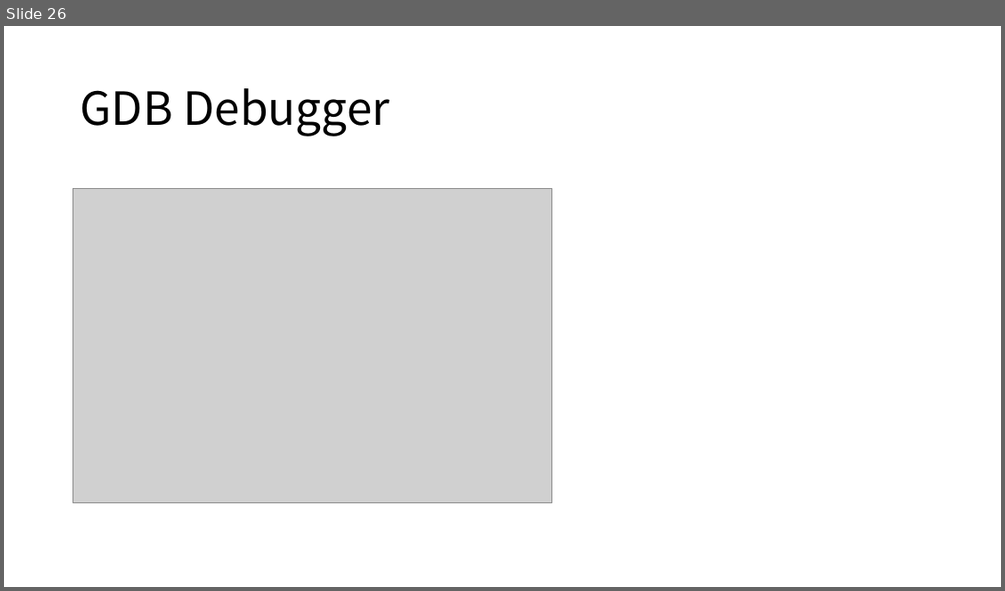
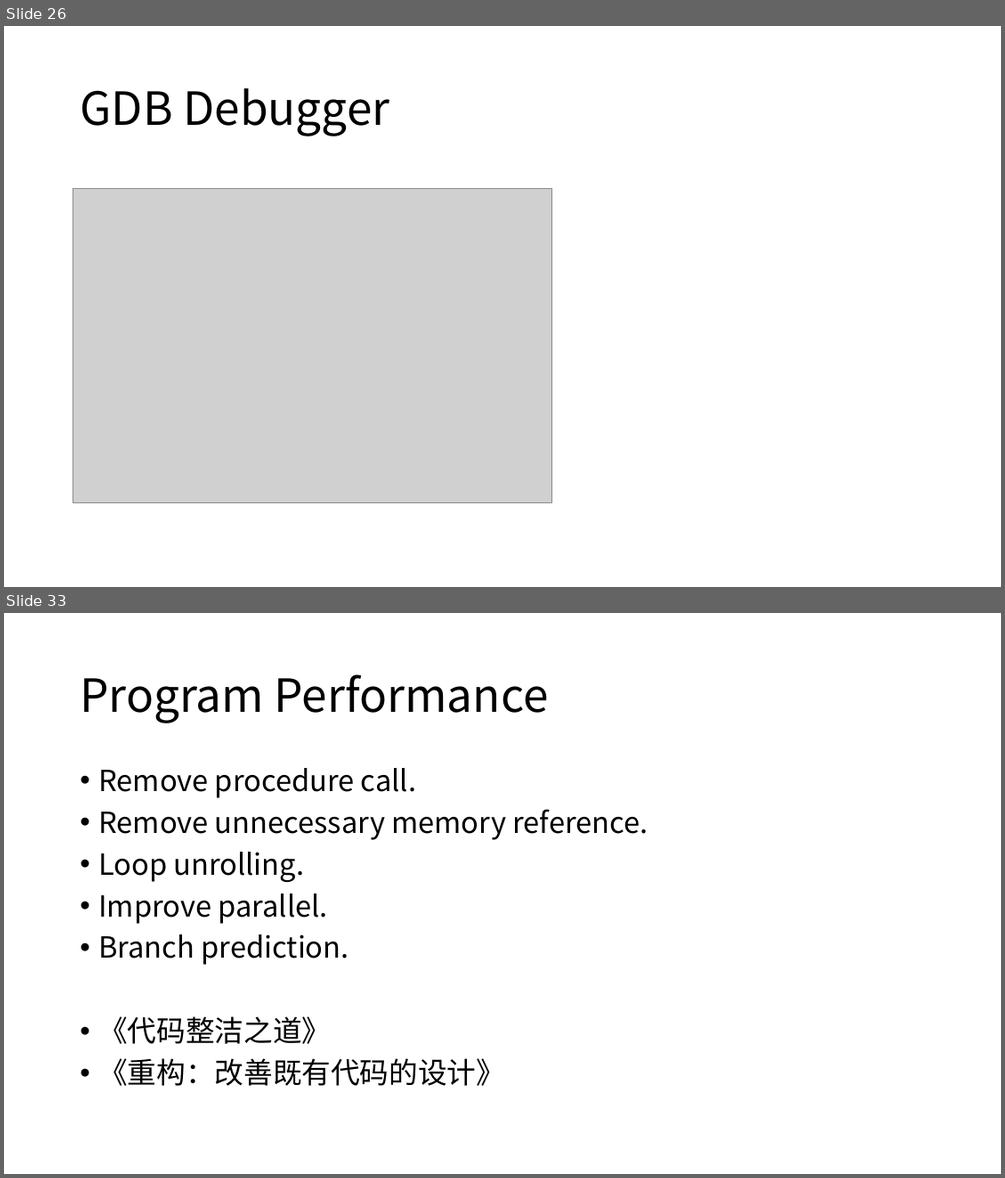
Before and after one commit to Lyther/wiki, a slide deck: docs/assets/Operating Systems.pptx. Shown one above the other, each under a label of ours: slide 26 before the commit, slides 26 and 33 after it; the slides between them are not shown. The pictures are 1005x591 and 1005x1178 pixels, drawn with LibreOffice and Linux fonts; fonts in the diff are those of the drawing; grey boxes stand for pictures. Boxes give left, top, right and bottom in pixels: in the first picture for what was removed or moved away, otherwise in the second. Text is boxed around its words. In the diff, an @@ line names an element or a change of style, - is before the commit and + after.

```diff
--- a/docs/assets/Operating Systems.pptx
+++ b/docs/assets/Operating Systems.pptx
@@ slide 33 added at bbox=[4, 613, 1001, 1174], background #FFFFFF @@
@@ title added at bbox=[80, 674, 549, 723], 44 pt, text #000000 @@
+Program Performance
@@ text added at bbox=[98, 768, 647, 1086], 28 pt, text #000000 @@
+• Remove procedure call.
+• Remove unnecessary memory reference.
+• Loop unrolling.
+• Improve parallel.
+• Branch prediction.
+• 《代码整洁之道》
+• 《重构：改善既有代码的设计》
```
Also in this commit, not shown: 35 other slides added, 1 other file.
